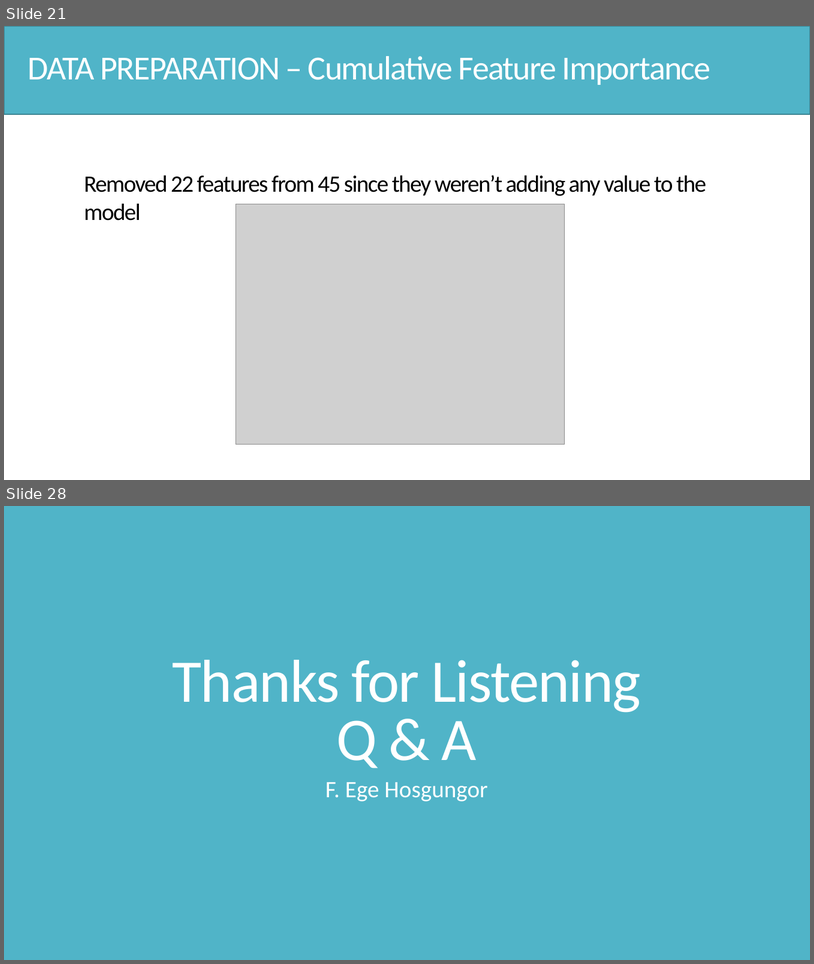
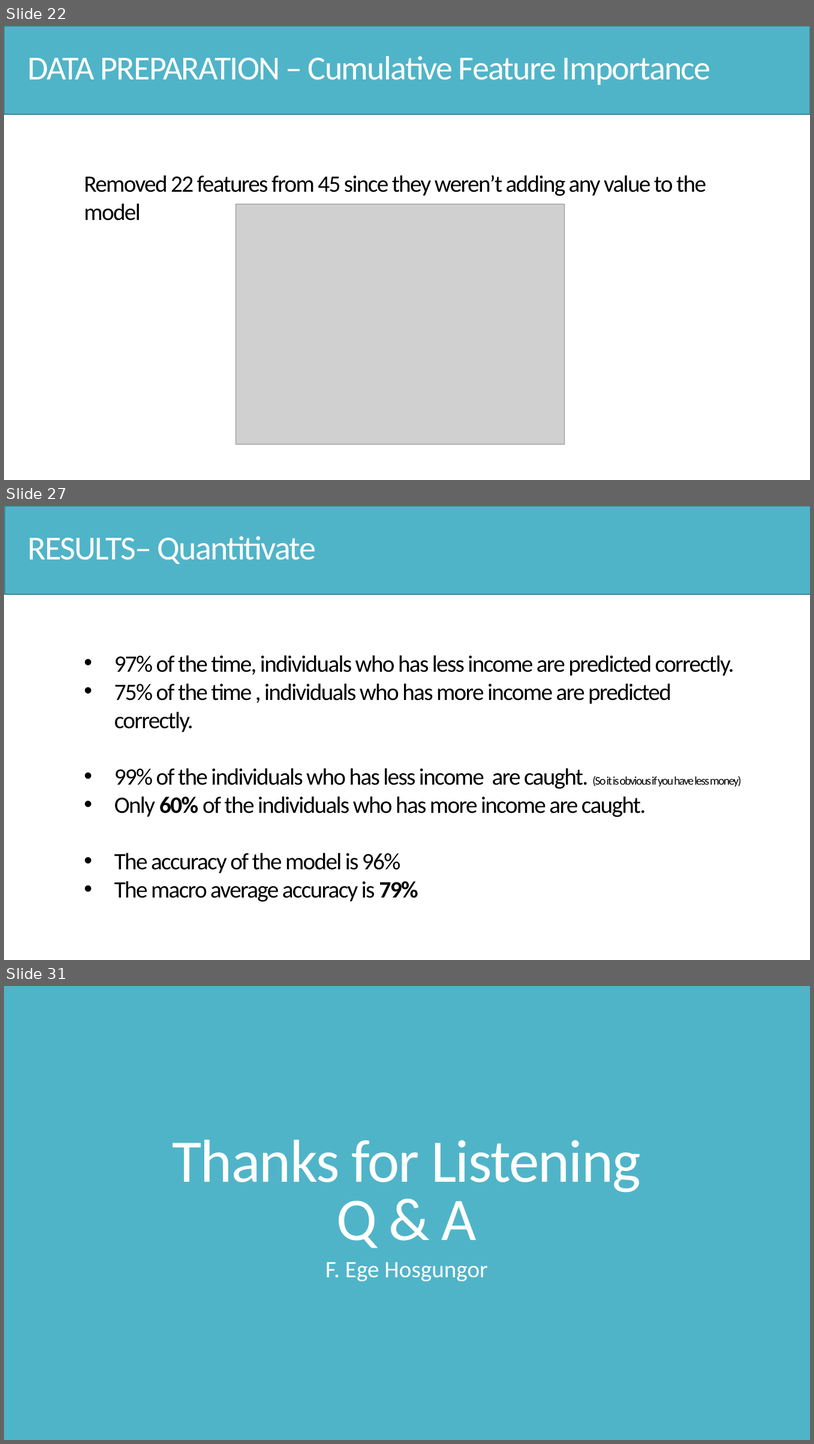
Before and after one commit to Hsgngr/dataiku_income_classification, a slide deck: Task_Presentation.pptx. Shown one above the other, each under a label of ours: slides 21 and 28 before the commit, slides 22, 27 and 31 after it; the slides between them are not shown. The pictures are 814x964 and 814x1444 pixels, drawn with LibreOffice and Linux fonts; fonts in the diff are those of the drawing; grey boxes stand for pictures. Boxes give left, top, right and bottom in pixels: in the first picture for what was removed or moved away, otherwise in the second. Text is boxed around its words. In the diff, an @@ line names an element or a change of style, - is before the commit and + after.

```diff
--- a/Task_Presentation.pptx
+++ b/Task_Presentation.pptx
@@ slide 27 added at (x1=4, y1=506, x2=810, y2=960), background #FFFFFF @@
@@ rectangle added at (x1=5, y1=506, x2=810, y2=594), fill #50B4C8, outline #3B8594 1 pt @@
@@ text added at (x1=27, y1=536, x2=316, y2=564), 40 pt, text #FFFFFF @@
+RESULTS– Quantitivate
@@ text added at (x1=114, y1=655, x2=742, y2=873), 28 pt, text #000000 @@
+• 97% of the time, individuals who has less income are predicted correctly.
+• 75% of the time , individuals who has more income are predicted correctly.
+• 99% of the individuals who has less income are caught. (So it is obvious if you have less money)
+• Only 60% of the individuals who has more income are caught.
+• The accuracy of the model is 96%
+• The macro average accuracy is 79%
@@ what was slide 21 is now slide 22 @@
@@ what was slide 28 is now slide 31 @@
```
Also in this commit, not shown: 11 slides changed, 3 other slides added.
